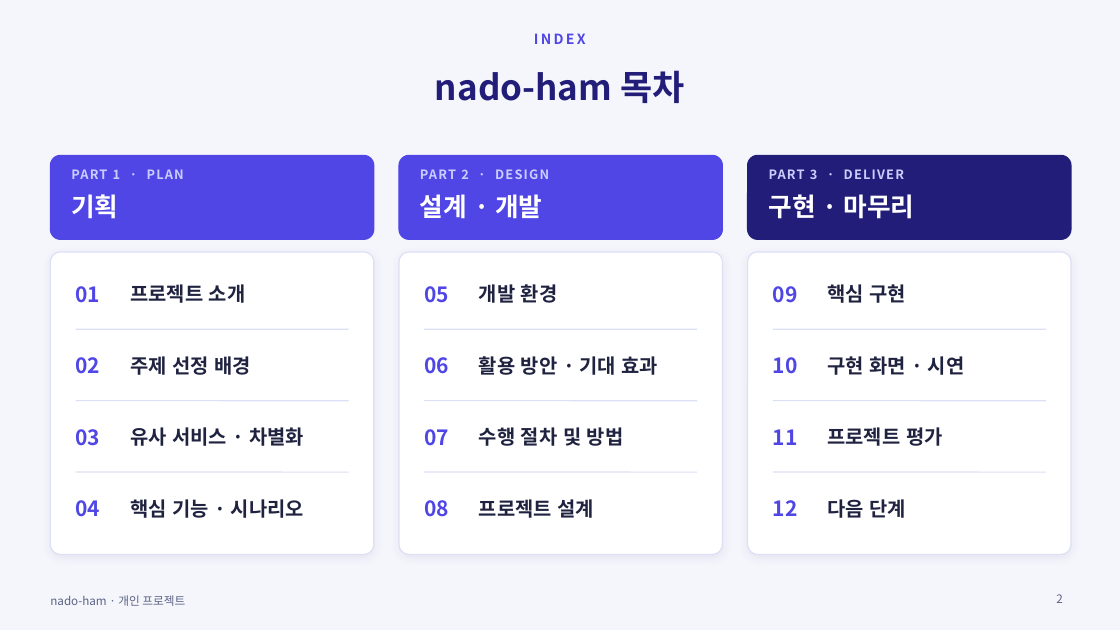
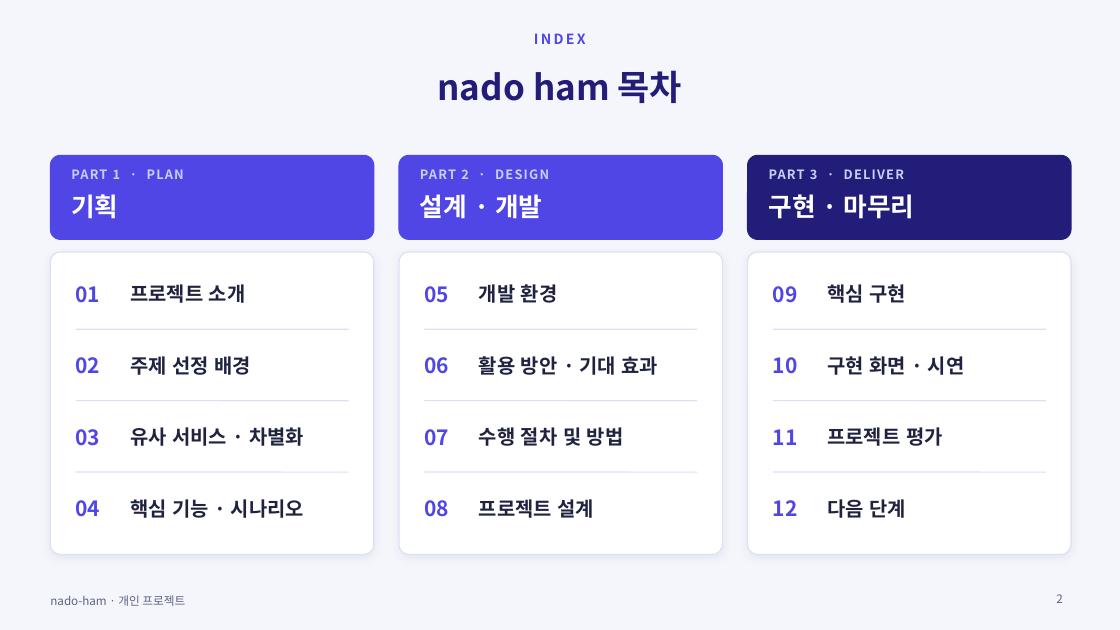
Before and after one commit to ho8566z/nado-ham_word, a slide deck: slide 2 of ppt_output/nado_ham.pptx. Drawn at 1120x630 pixels with LibreOffice and Linux fonts; fonts in the diff are those of the drawing. Boxes give left, top, right and bottom in pixels: in the first picture for what was removed or moved away, otherwise in the second. Text is boxed around its words. In the diff, an @@ line names an element or a change of style, - is before the commit and + after.

```diff
--- a/ppt_output/nado_ham.pptx
+++ b/ppt_output/nado_ham.pptx
@@ title at [438,70,682,103]: text changed @@
-nado-ham 목차
+nado ham 목차
```
Also in this commit, not shown: 15 other slides changed, 34 other files.
